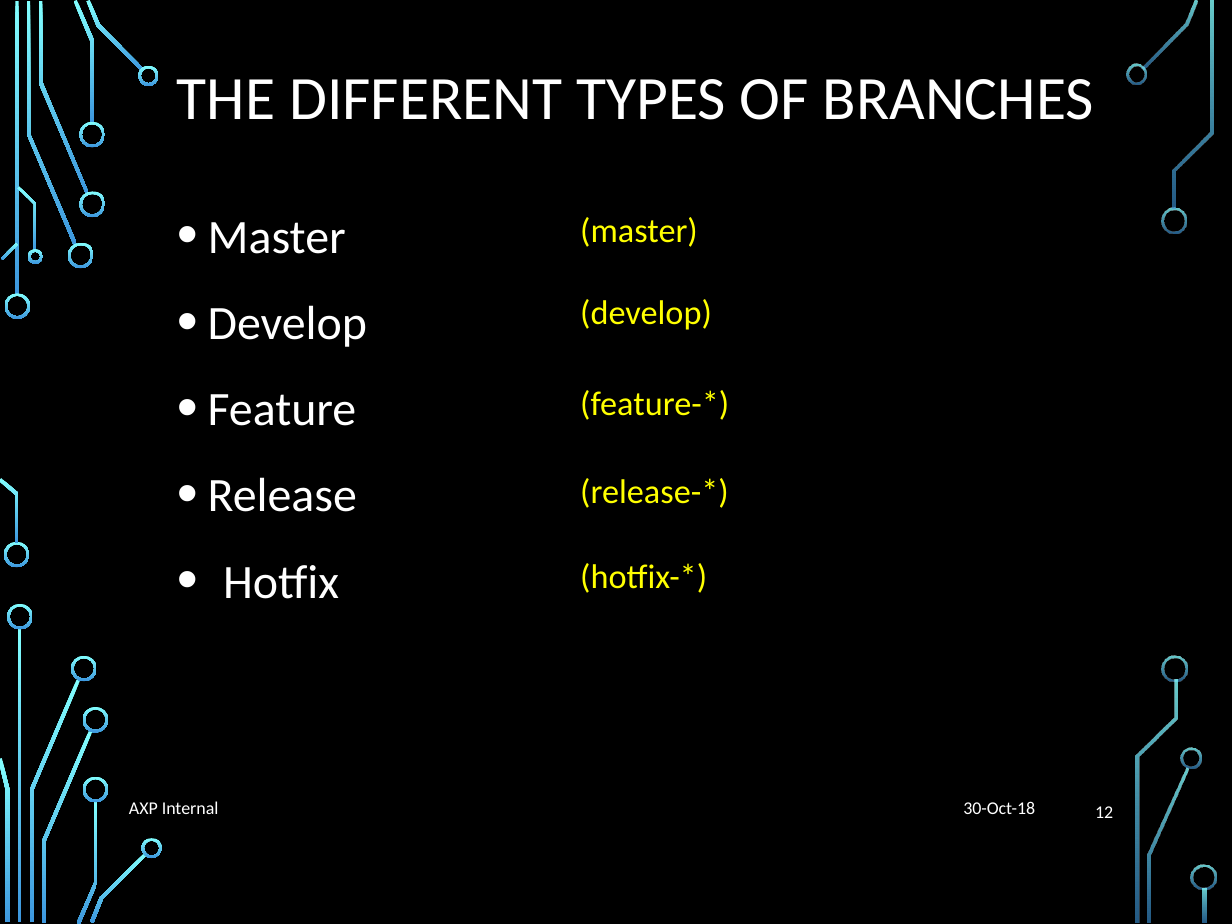
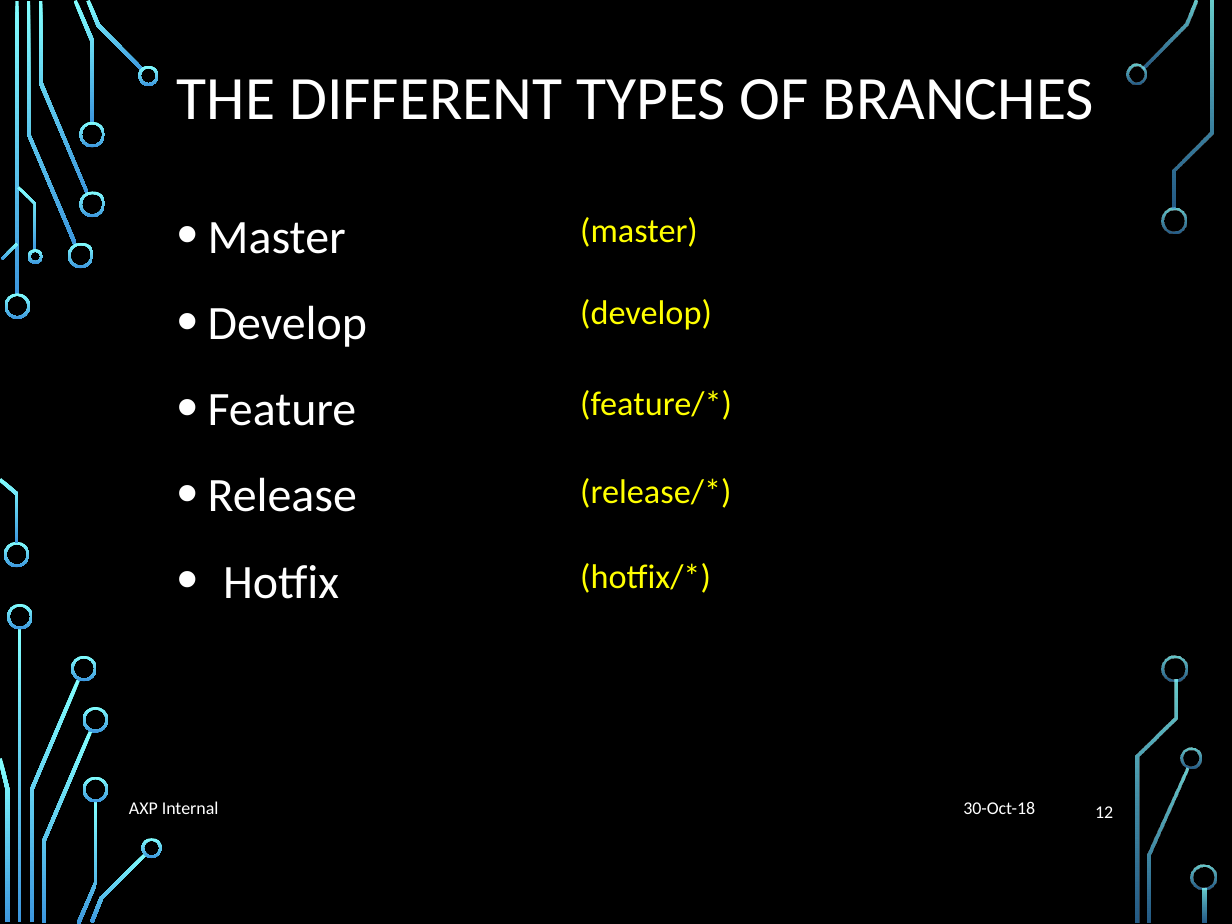
Before and after one commit to liyuan6006/GitStrategies, a slide deck: slide 12 of Branching.pptx. Drawn at 1232x924 pixels with LibreOffice and Linux fonts; fonts in the diff are those of the drawing; background and template pictures are left out. Boxes give left, top, right and bottom in pixels: in the first picture for what was removed or moved away, otherwise in the second. Text is boxed around its words. In the diff, an @@ line names an element or a change of style, - is before the commit and + after.

Commit message:
update ppt

```diff
--- a/Branching.pptx
+++ b/Branching.pptx
@@ text at box(580, 390, 732, 420): text changed @@
-(feature-*)
+(feature/*)
@@ text at box(580, 478, 731, 508): text changed @@
-(release-*)
+(release/*)
@@ text at box(580, 563, 711, 593): text changed @@
-(hotfix-*)
+(hotfix/*)
```
